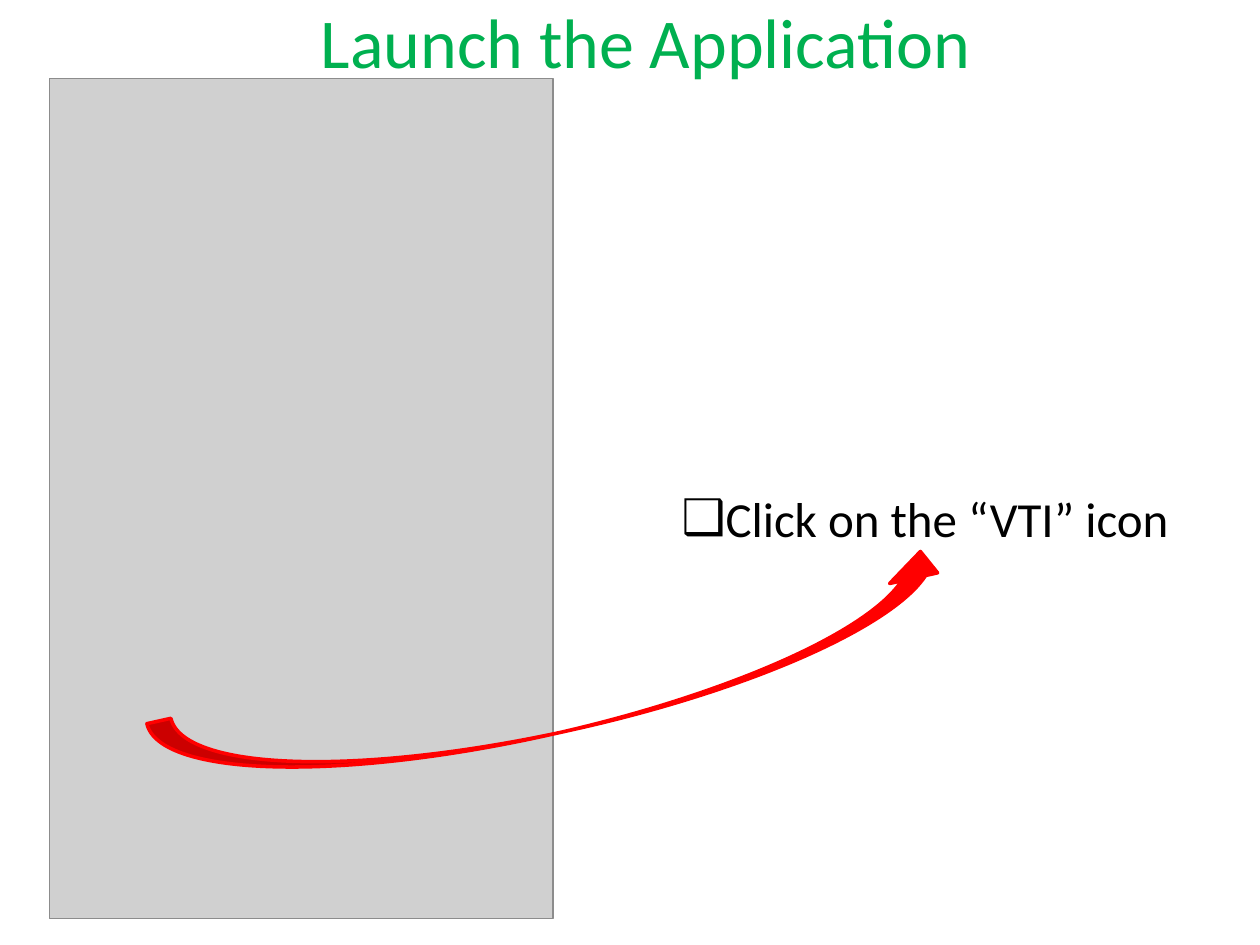
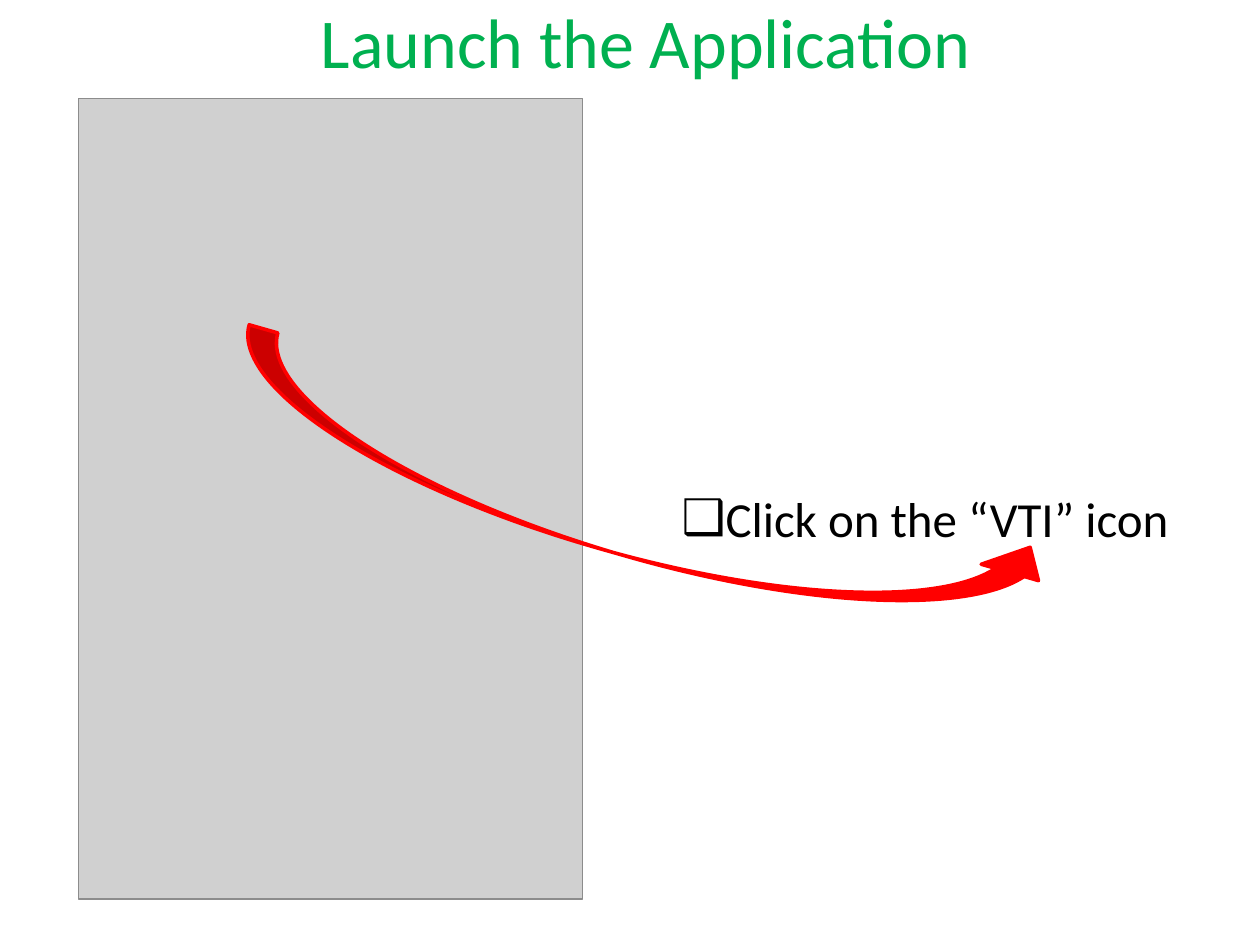
Before and after one commit to solma/VTI, a slide deck: slide 2 of user_manual/user_manual_with_screen_shots.pptx. Drawn at 1260x945 pixels with LibreOffice and Linux fonts; fonts in the diff are those of the drawing; grey boxes stand for pictures. Boxes give left, top, right and bottom in pixels: in the first picture for what was removed or moved away, otherwise in the second. Text is boxed around its words. In the diff, an @@ line names an element or a change of style, - is before the commit and + after.

```diff
--- a/user_manual/user_manual_with_screen_shots.pptx
+++ b/user_manual/user_manual_with_screen_shots.pptx
@@ picture: place and size @@
-picture at <box>49,78,553,919</box>
+picture at <box>78,98,582,898</box>
@@ curved up arrow at <box>216,325,1059,671</box>: rotation 347 to 15 degrees @@
```
Also in this commit, not shown: 4 other slides changed, 33 other files.
